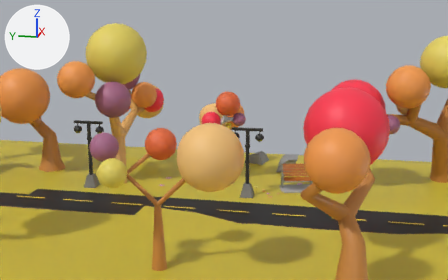
The Blender file public/Blender/scene.blend: old version first, new version second.
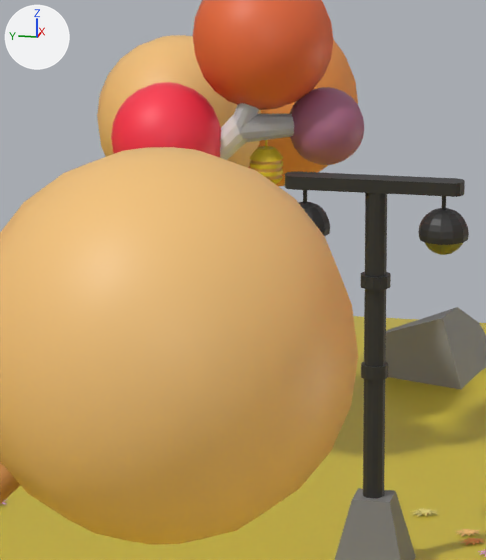
Old and new are each drawn from a 50 mm camera at (-44.49, -19.83, 17.11) aimed at (7.72, -9.39, 4.05) and again close up on the part from 41% to 60% of the width and 35% to 70% of the height. Every picture has the same lights, and +X, +Y and +Z are marked at upper left. The last two pictures show the newer version.
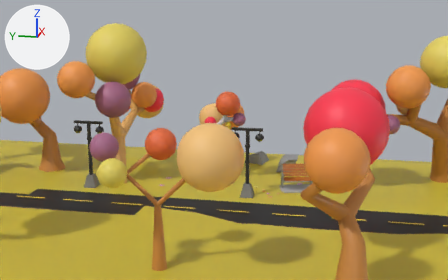
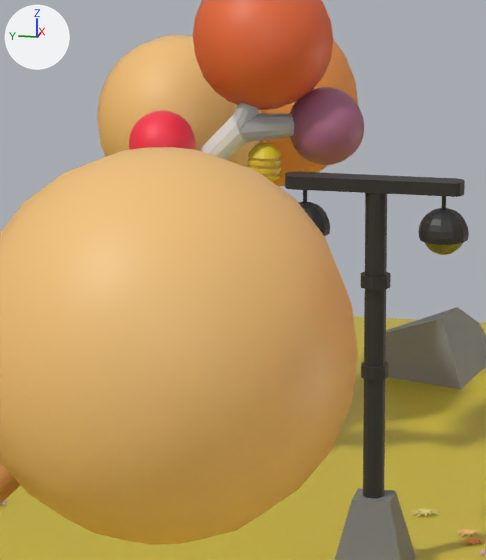
Location of each change, [x1, y1, x2, y2] in pixels of the close-ups (486 x 560 px):
'Sphere.035', moved, rescaled: before [111, 82, 221, 158]; after [129, 111, 196, 150]
'honeycomb', moved: before [250, 140, 283, 184]; after [248, 140, 281, 182]

The edits, one by one:
me_sphere_036 is used by ob_sphere_035; location (7.96, -8.19, 5.25).
me_sphere_036 had 134 vertices, 144 faces and spanned x -0.88..0.88, y -0.88..0.88, z -0.51..1.24.
me_sphere_036 now has 134 vertices, 144 faces and spans x -0.45..0.61, y -0.44..0.62, z -0.28..0.78.
me_sphere_036 part 1: the whole mesh is scaled about its middle by 0.604, then moved by (0.08, 0.09, -0.11).
Object 'honeycomb' (ob_honeycomb) moves from (8.33, -9.68, 5.1) to (8.18, -9.68, 5.18).
